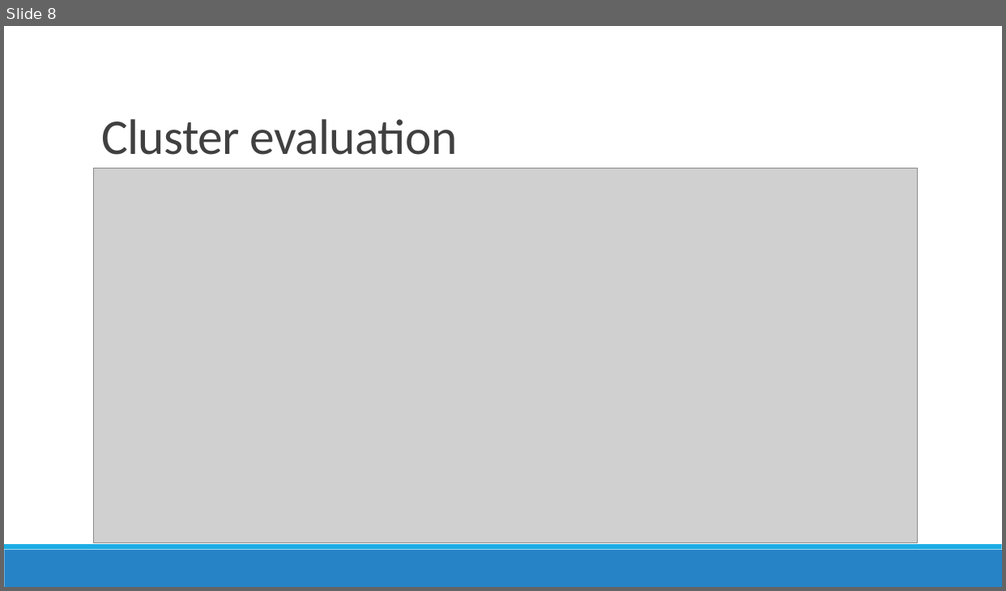
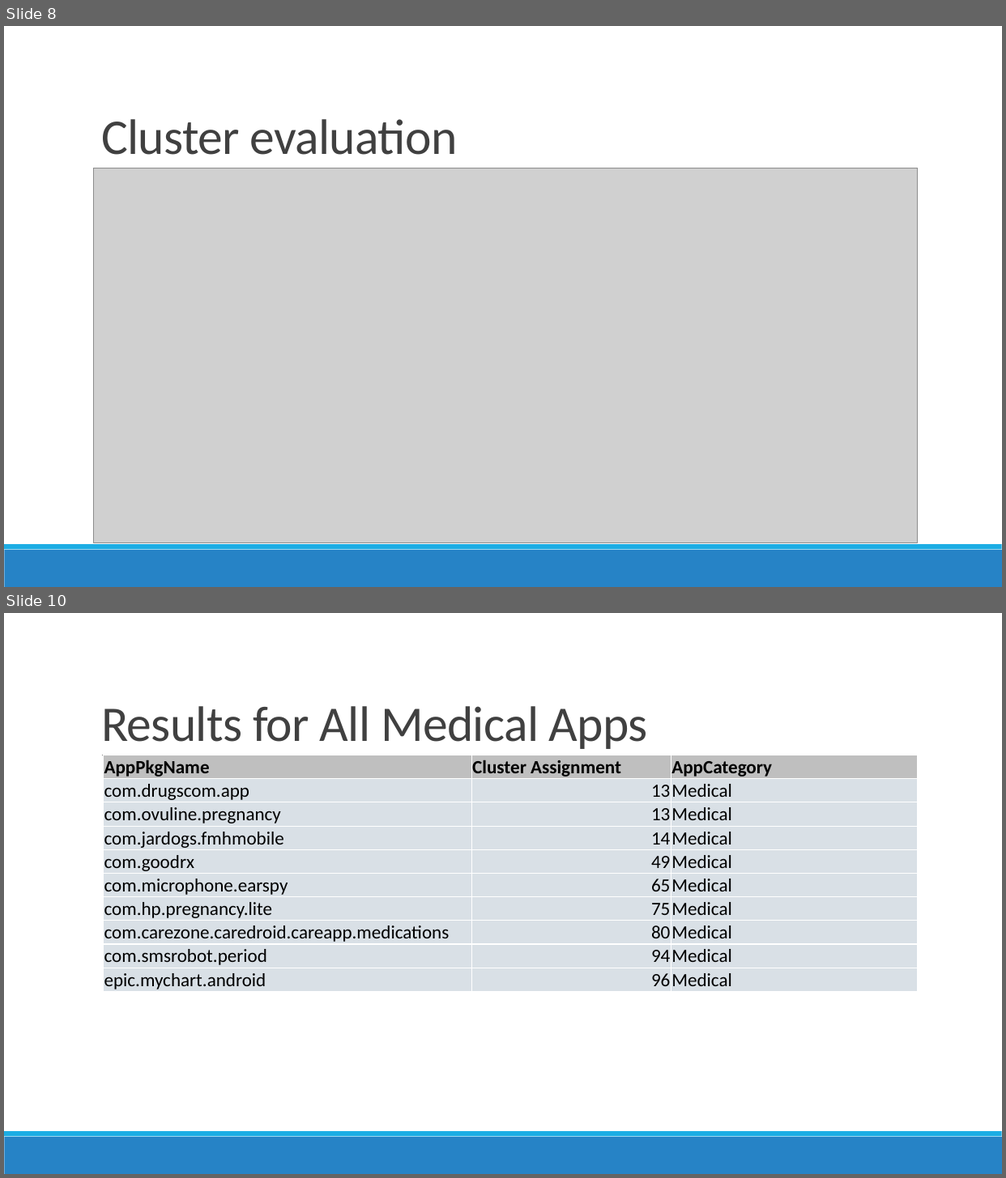
Before and after one commit to prajitdas/AndroidAnalytics, a slide deck: documentation/presentations/Google Play Store - Prajit.pptx. Shown one above the other, each under a label of ours: slide 8 before the commit, slides 8 and 10 after it; the slides between them are not shown. The pictures are 1006x591 and 1006x1178 pixels, drawn with LibreOffice and Linux fonts; fonts in the diff are those of the drawing; grey boxes stand for pictures. Boxes give left, top, right and bottom in pixels: in the first picture for what was removed or moved away, otherwise in the second. Text is boxed around its words. In the diff, an @@ line names an element or a change of style, - is before the commit and + after.

```diff
--- a/documentation/presentations/Google Play Store - Prajit.pptx
+++ b/documentation/presentations/Google Play Store - Prajit.pptx
@@ slide 10 added at [4, 613, 1002, 1174], background #FFFFFF; not listed: 3 template elements that a slide beside it also shows @@
@@ title added at [101, 706, 648, 749], 48 pt, text #404040 @@
+Results for All Medical Apps
@@ table added at [104, 756, 918, 993], 10 rows, 3 columns @@
+AppPkgName | Cluster Assignment | AppCategory
+com.drugscom.app | 13 | Medical
+com.ovuline.pregnancy | 13 | Medical
+com.jardogs.fmhmobile | 14 | Medical
+com.goodrx | 49 | Medical
+com.microphone.earspy | 65 | Medical
+com.hp.pregnancy.lite | 75 | Medical
+com.carezone.caredroid.careapp.medications | 80 | Medical
+com.smsrobot.period | 94 | Medical
+epic.mychart.android | 96 | Medical
```
Also in this commit, not shown: 1 slide changed, 3 other slides added, 1 other file.
